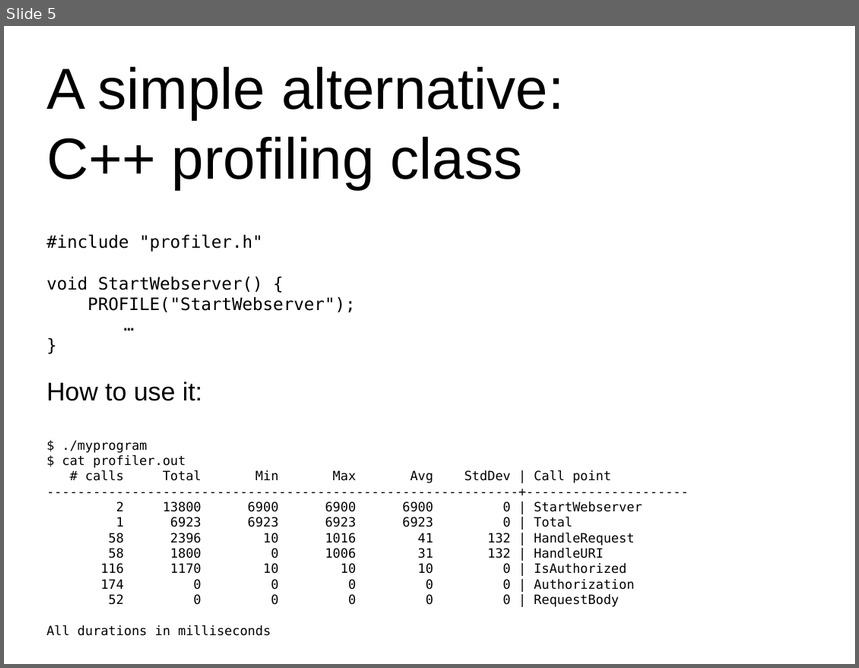
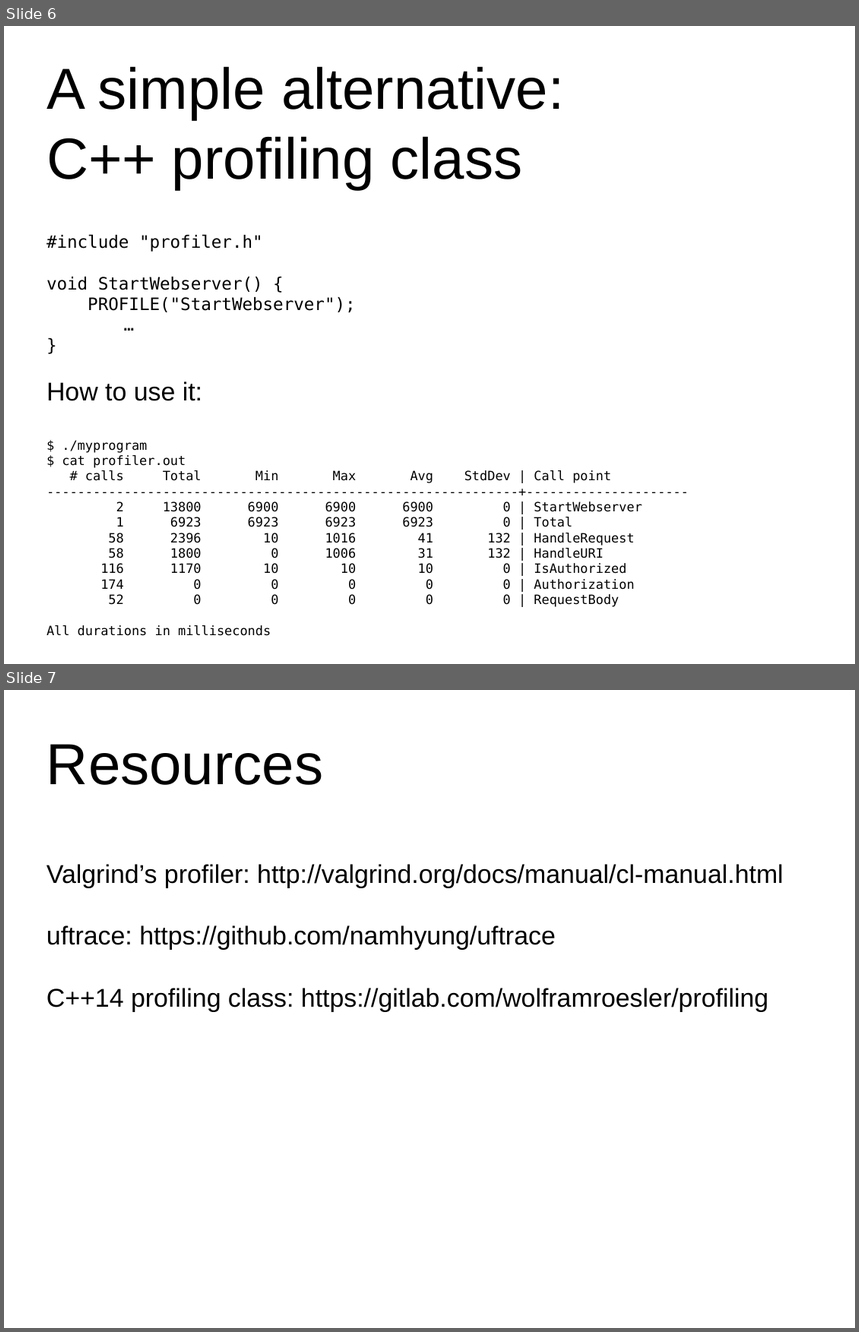
Before and after one commit to wolframroesler/Talks, a slide deck: profiling.odp. Shown one above the other, each under a label of ours: slide 5 before the commit, slides 6 and 7 after it. The pictures are 859x668 and 859x1332 pixels, drawn with LibreOffice and Linux fonts; fonts in the diff are those of the drawing. Boxes give left, top, right and bottom in pixels: in the first picture for what was removed or moved away, otherwise in the second. Text is boxed around its words. In the diff, an @@ line names an element or a change of style, - is before the commit and + after.

Commit message:
Add uftrace and hyperlinks to profiling talk

```diff
--- a/profiling.odp
+++ b/profiling.odp
@@ slide 7 added at (4, 690, 855, 1328), background #FFFFFF @@
@@ subtitle added at (47, 744, 784, 1011), 24 pt, text #000000 @@
+Resources
+Valgrind’s profiler: http://valgrind.org/docs/manual/cl-manual.html
+uftrace: https://github.com/namhyung/uftrace
+C++14 profiling class: https://gitlab.com/wolframroesler/profiling
@@ what was slide 5 is now slide 6 @@
```
Also in this commit, not shown: 1 slide changed, 1 other slide added.
